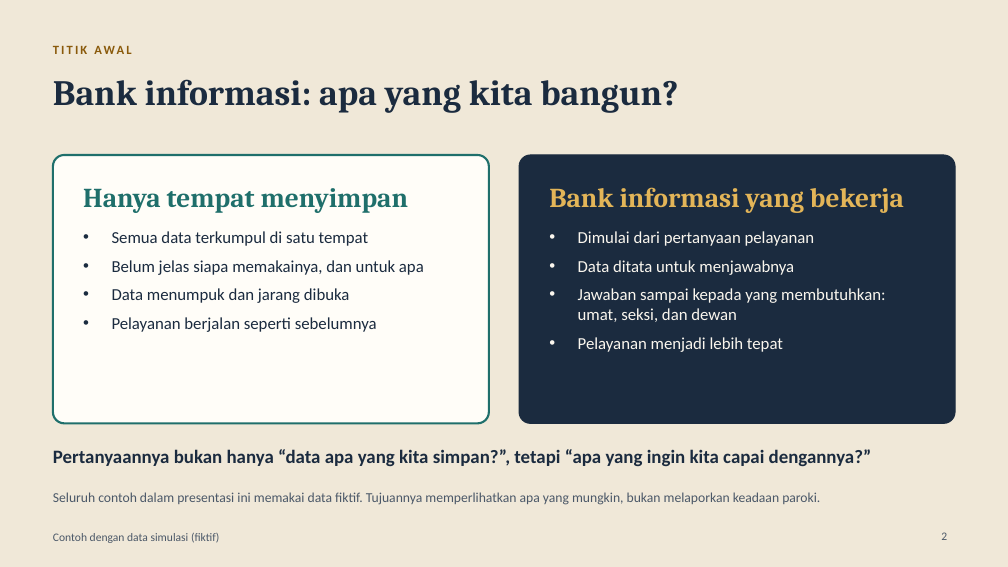
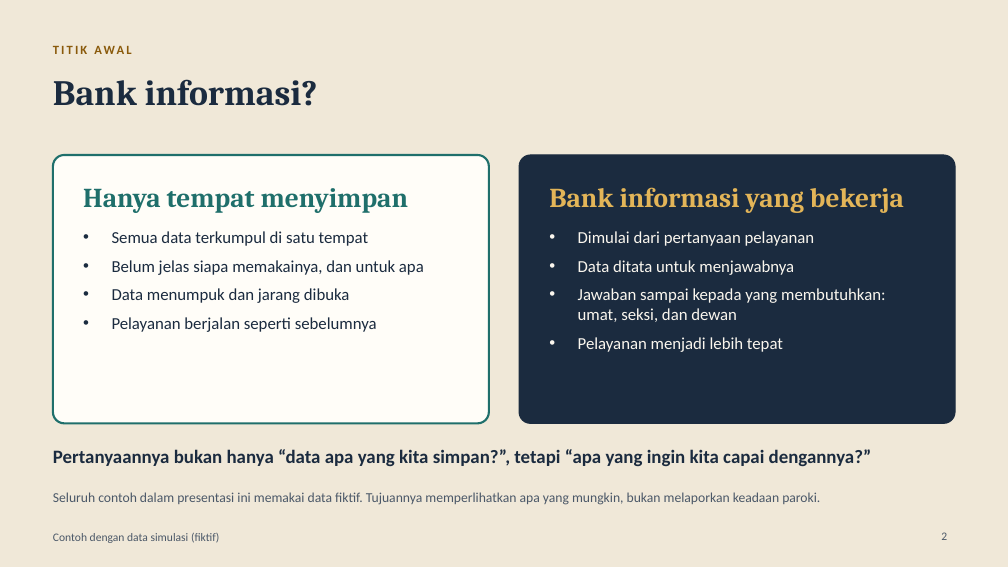
Before and after one commit to mizuruka92/church-activties, a slide deck: slide 2 of docs/presentation/pusat_informasi_paroki_dewan.pptx. Drawn at 1008x567 pixels with LibreOffice and Linux fonts; fonts in the diff are those of the drawing. Boxes give left, top, right and bottom in pixels: in the first picture for what was removed or moved away, otherwise in the second. Text is boxed around its words. In the diff, an @@ line names an element or a change of style, - is before the commit and + after.

```diff
--- a/docs/presentation/pusat_informasi_paroki_dewan.pptx
+++ b/docs/presentation/pusat_informasi_paroki_dewan.pptx
@@ title at (x1=53, y1=79, x2=318, y2=106): text changed @@
-Bank informasi: apa yang kita bangun?
+Bank informasi?
```
Also in this commit, not shown: 4 other slides changed.
